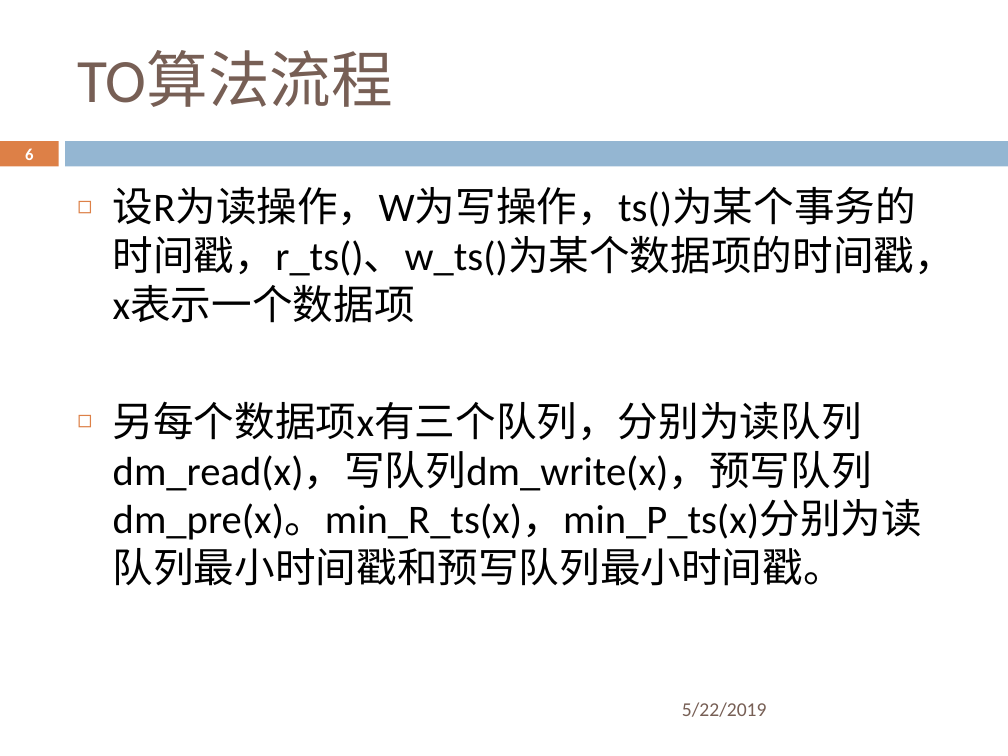
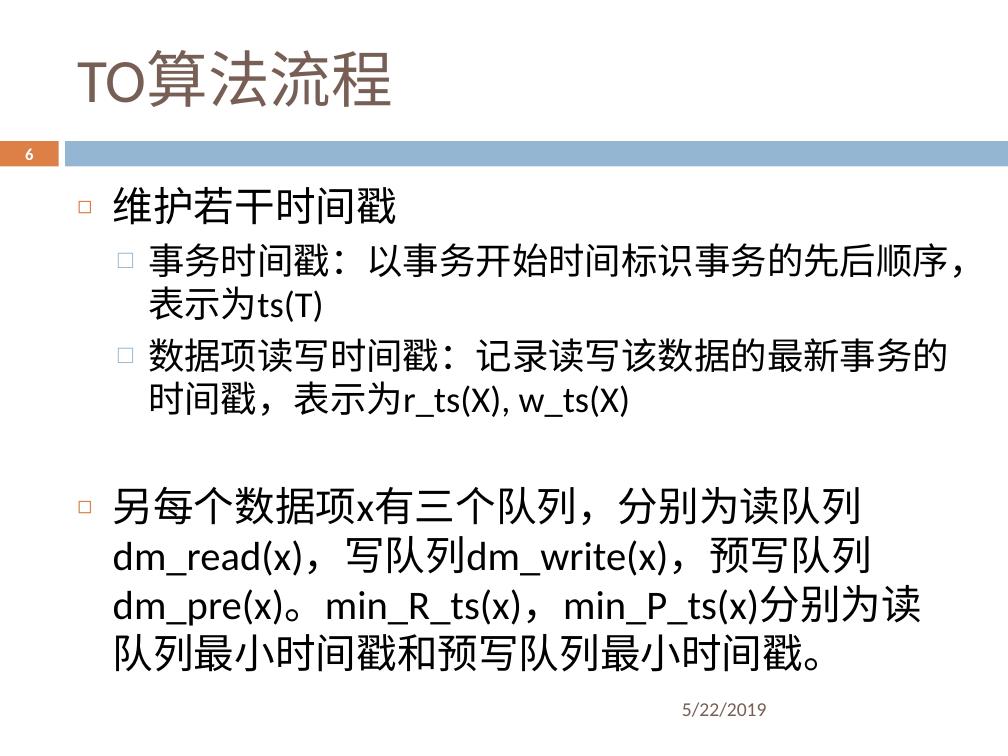
Before and after one commit to ZhangZihao270/DaSE_DBMS_Implemention, a slide deck: slide 6 of 并发控制/cc_to/slides/cc_to.pptx. Drawn at 1008x756 pixels with LibreOffice and Linux fonts; fonts in the diff are those of the drawing; background and template pictures are left out. Boxes give left, top, right and bottom in pixels: in the first picture for what was removed or moved away, otherwise in the second. Text is boxed around its words. In the diff, an @@ line names an element or a change of style, - is before the commit and + after.

```diff
--- a/并发控制/cc_to/slides/cc_to.pptx
+++ b/并发控制/cc_to/slides/cc_to.pptx
@@ text at bbox=[113, 187, 985, 417]: text changed; size 29 to 26 pt @@
-◻ 设R为读操作，W为写操作，ts()为某个事务的时间戳，r_ts()、w_ts()为某个数据项的时间戳，x表示一个数据项
+◻ 维护若干时间戳
+  □ 事务时间戳：以事务开始时间标识事务的先后顺序，表示为ts(T)
+  □ 数据项读写时间戳：记录读写该数据的最新事务的时间戳，表示为r_ts(X), w_ts(X)
```
Also in this commit, not shown: 6 other slides changed, 1 slide added.
